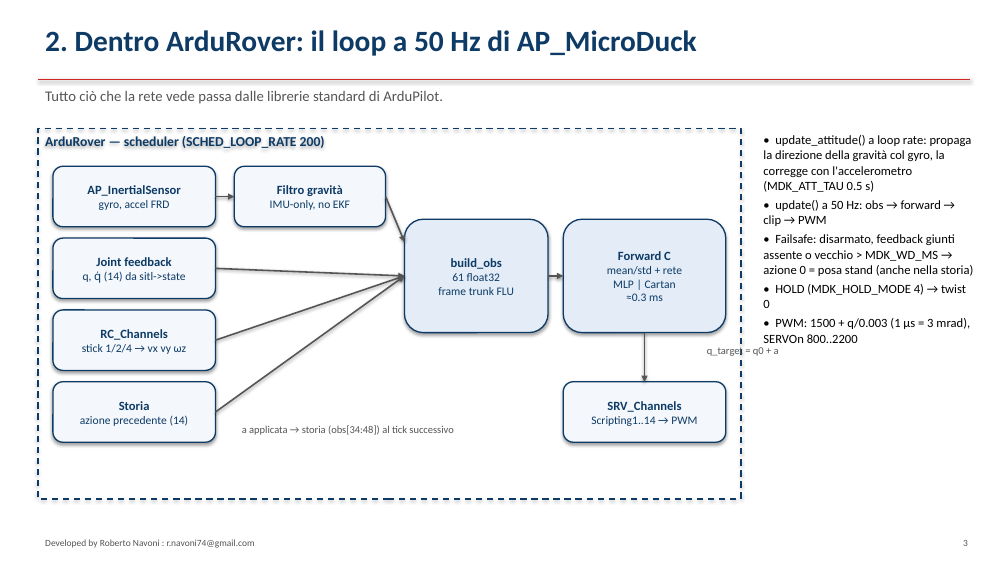
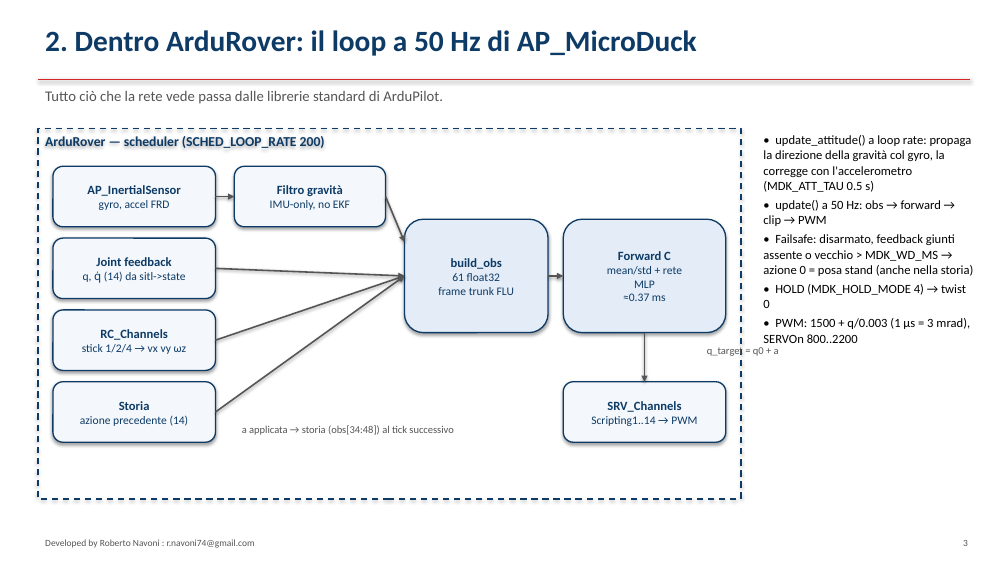
Before and after one commit to virtualrobotix/Arudpilot-Neural-Mixer, a slide deck: slide 3 of docs/architettura-integrazione.pptx. Drawn at 1008x567 pixels with LibreOffice and Linux fonts; fonts in the diff are those of the drawing. Boxes give left, top, right and bottom in pixels: in the first picture for what was removed or moved away, otherwise in the second. Text is boxed around its words. In the diff, an @@ line names an element or a change of style, - is before the commit and + after.

```diff
--- a/docs/architettura-integrazione.pptx
+++ b/docs/architettura-integrazione.pptx
@@ text in rounded rectangle at (x1=623, y1=280, x2=666, y2=301): text changed @@
-MLP | Cartan
-≈0.3 ms
+MLP
+≈0.37 ms
```
Also in this commit, not shown: 6 other slides changed, 8 other files.
